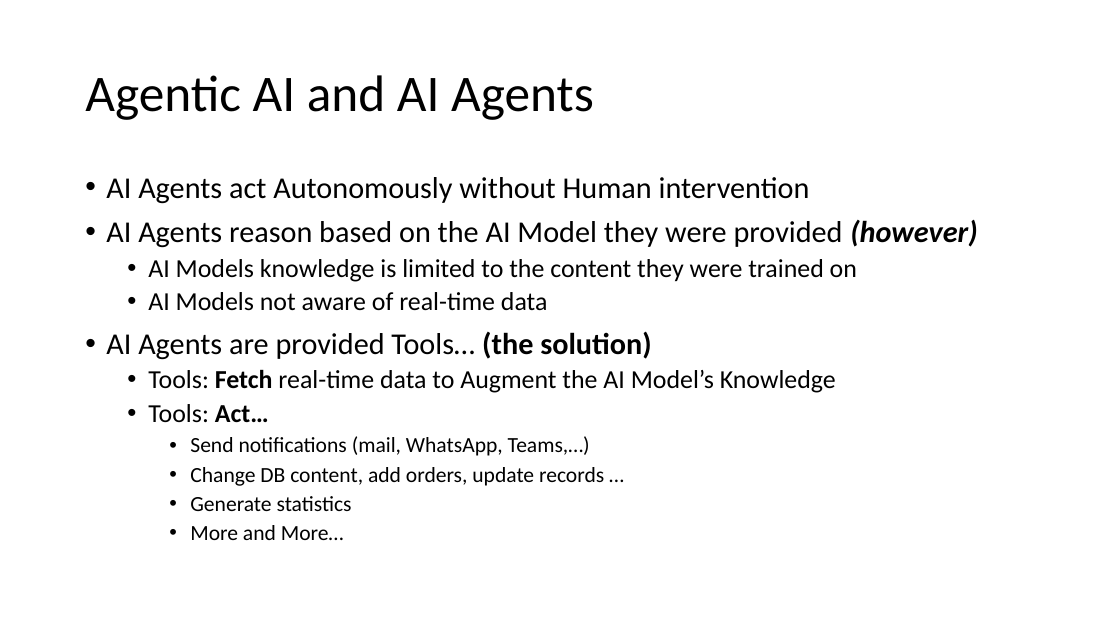
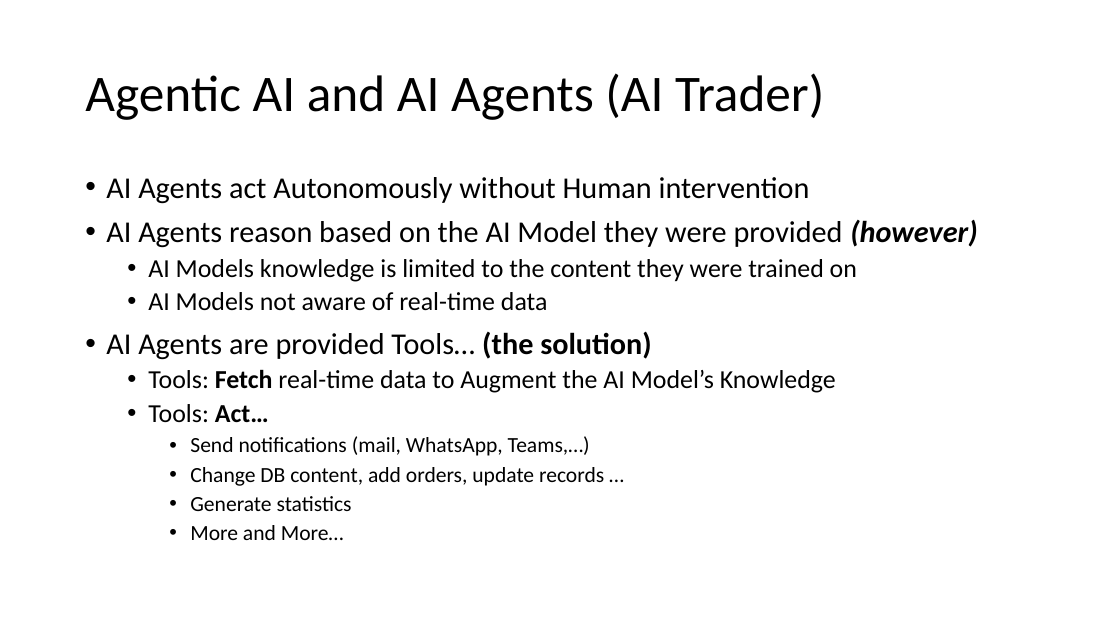
Before and after one commit to agilesolutions/agilesolutions.github.io, a slide deck: slide 3 of ppt/ai-trader.pptx. Drawn at 1120x630 pixels with LibreOffice and Linux fonts; fonts in the diff are those of the drawing. Boxes give left, top, right and bottom in pixels: in the first picture for what was removed or moved away, otherwise in the second. Text is boxed around its words. In the diff, an @@ line names an element or a change of style, - is before the commit and + after.

Commit message:
AI trader

```diff
--- a/ppt/ai-trader.pptx
+++ b/ppt/ai-trader.pptx
@@ title at bbox=[85, 73, 824, 120]: text changed @@
-Agentic AI and AI Agents
+Agentic AI and AI Agents (AI Trader)
```
